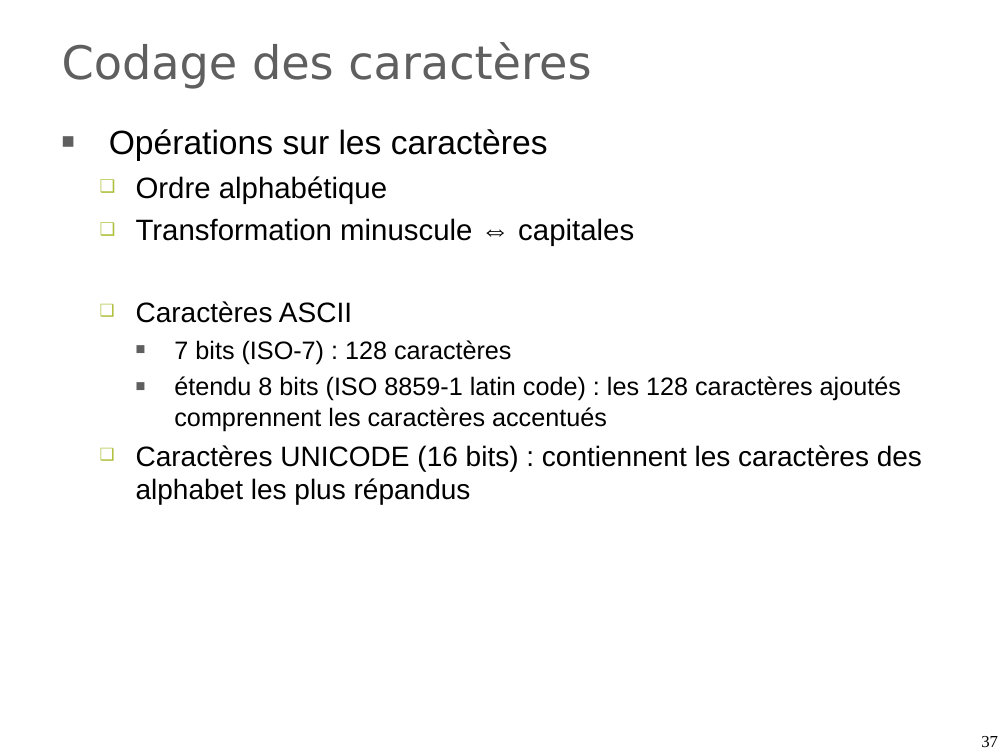
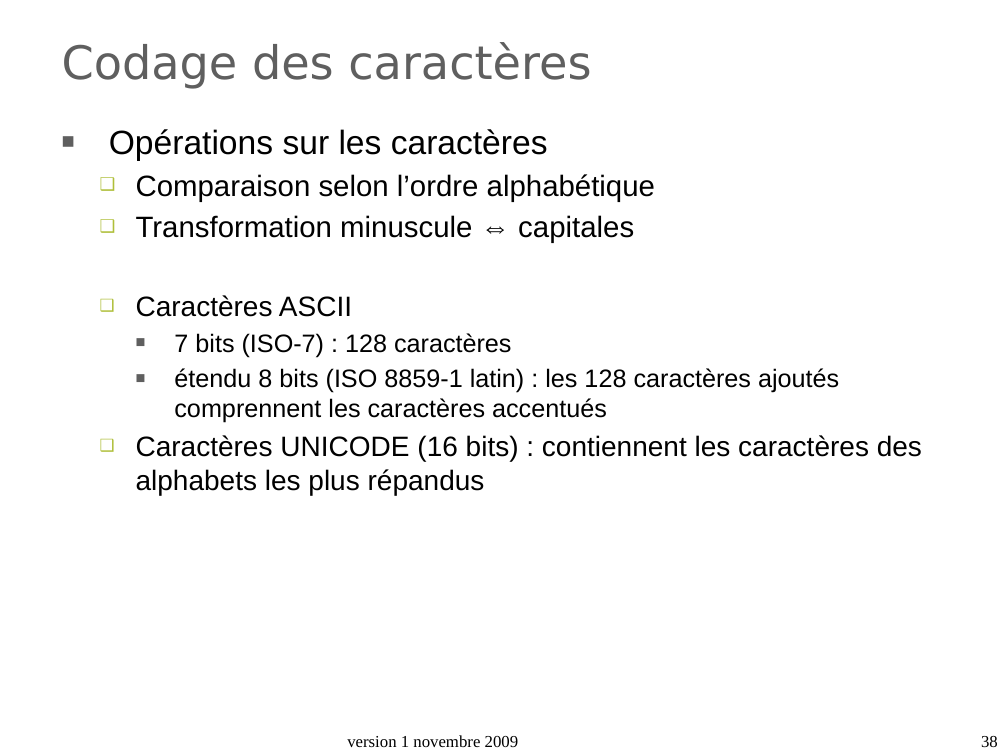
Before and after one commit to duanegris/texts, a slide deck: slide 38 of isi1/slides/3_numeration-codage.ppt (slide 37 before the commit). Drawn at 1008x756 pixels with LibreOffice and Linux fonts; fonts in the diff are those of the drawing; background and template pictures are left out. Boxes give left, top, right and bottom in pixels: in the first picture for what was removed or moved away, otherwise in the second. Text is boxed around its words. In the diff, an @@ line names an element or a change of style, - is before the commit and + after.

```diff
--- a/isi1/slides/3_numeration-codage.ppt
+++ b/isi1/slides/3_numeration-codage.ppt
@@ text at (x1=109, y1=129, x2=634, y2=358): less space between paragraphs @@
@@ text at (x1=136, y1=174, x2=655, y2=202): text changed @@
-  ❑ Ordre alphabétique
+  ❑ Comparaison selon l’ordre alphabétique
@@ text at (x1=136, y1=368, x2=922, y2=495): text changed @@
-    ■ étendu 8 bits (ISO 8859-1 latin code) : les 128 caractères ajoutés comprennent les caractères accentués
-  ❑ Caractères UNICODE (16 bits) : contiennent les caractères des alphabet les plus répandus
+    ■ étendu 8 bits (ISO 8859-1 latin) : les 128 caractères ajoutés comprennent les caractères accentués
+  ❑ Caractères UNICODE (16 bits) : contiennent les caractères des alphabets les plus répandus
@@ text added at (x1=347, y1=735, x2=519, y2=747), 12 pt, text #000000 @@
+version 1 novembre 2009
@@ page number at (x1=981, y1=736, x2=998, y2=747): text changed @@
-37
+38
```
Also in this commit, not shown: 42 other slides changed, 2 slides added, 1 slide removed.
